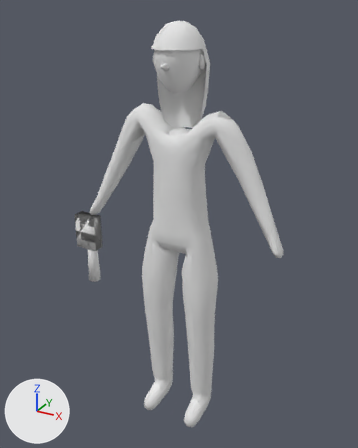
The glTF model assets/actors/crowd/fan04.glb, before and after one commit.
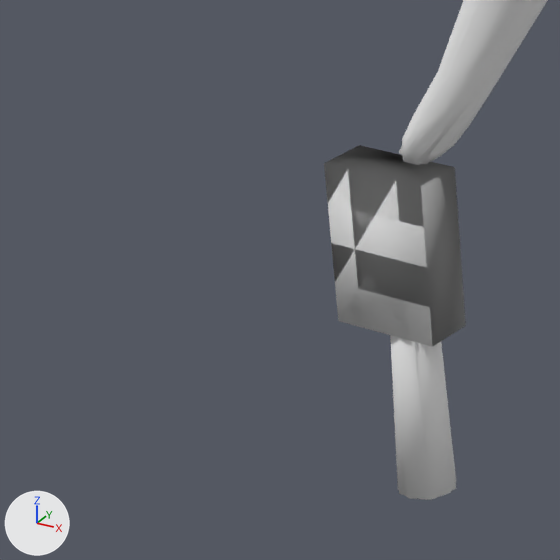
Each version is shown whole from a 50 mm camera at (0.819, -1.499, 1.609) aimed at (-0.022, 0.031, 0.844), then close up on the part from 3% to 34% of the width and 41% to 66% of the height. Arrows for +X, +Y and +Z are at lower left; the lights stay in place. The first two pictures are the older version. Vertices at exactly the same position are counted once.

Names of what the first close-up shows: 'fan04', 'fan04_lod1'.
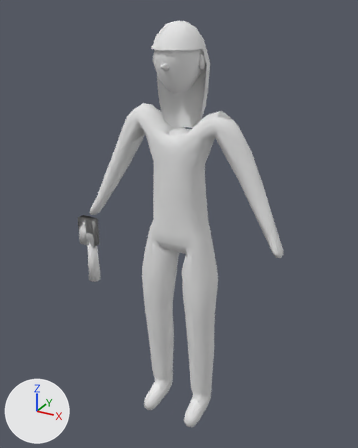
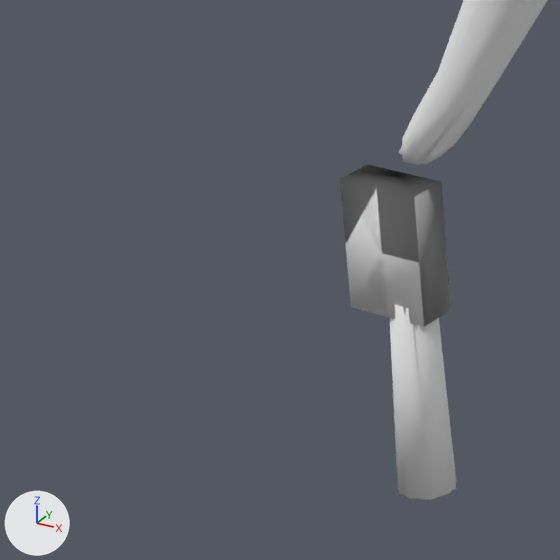
Location of each change, (x1, y1, x2, y2) in pixels of the close-ups (560 x 560 px; the box of a moved part takes in the faces that stretch with it):
'fan04', reshaped
    before: (324, 0, 548, 500)
    after: (340, 0, 548, 500)
'fan04_lod1', reshaped
    before: (325, 0, 539, 497)
    after: (340, 0, 539, 497)
part 1 of me_fan04, moved or reshaped
    before: (324, 145, 466, 347)
    after: (340, 164, 451, 327)
part 2 of me_fan04_lod1, added
    after: (340, 180, 423, 326)
part 3 of me_fan04_lod1, deleted
    before: (325, 164, 430, 345)

What the commit changed:
me_fan04 is used by ob_fan04; location (0.0, 0.0, 0.0).
me_fan04 had 776 vertices, 1500 faces and spanned x -0.47..0.4, y -0.12..0.11, z -0.02..1.57.
me_fan04 now has 776 vertices, 1500 faces and spans x -0.46..0.4, y -0.12..0.11, z -0.02..1.57.
me_fan04 part 1: the loose piece of 8 vertices spanning x -0.47..-0.37, y -0.05..0.0, z 0.68..0.82 is scaled about its middle by (0.773, 0.8, 0.812).
me_fan04_lod1 is used by ob_fan04_lod1; location (0.0, 0.0, 0.0).
me_fan04_lod1 had 349 vertices, 650 faces and spanned x -0.47..0.41, y -0.13..0.11, z -0.02..1.57.
me_fan04_lod1 now has 349 vertices, 650 faces and spans x -0.46..0.41, y -0.13..0.11, z -0.02..1.57.
me_fan04_lod1 part 2: a new loose piece, a box spanning x -0.458..-0.382, y -0.045..-0.009, z 0.692..0.808, in mat_crowd_fan (white #e7e7e7).
me_fan04_lod1 part 3: the loose piece of 8 vertices spanning x -0.47..-0.37, y -0.05..0.0, z 0.68..0.82 is deleted.
